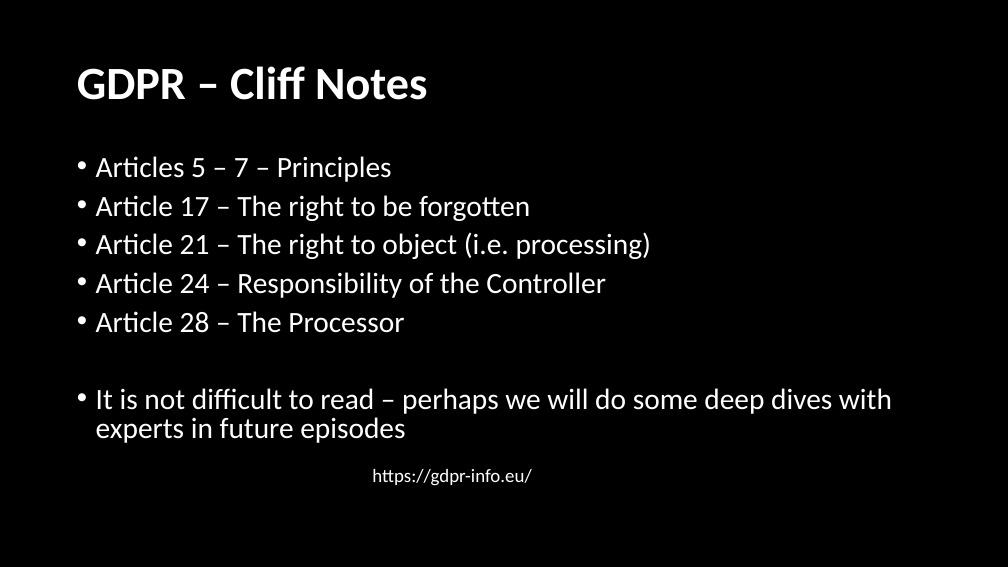
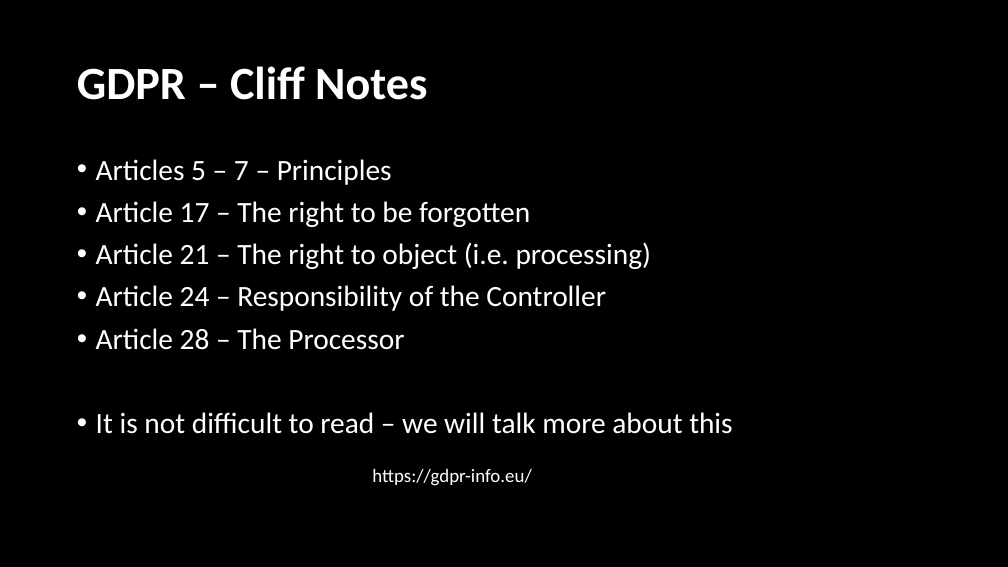
Before and after one commit to LearnerPrivacy/LearnerPrivacy.github.io, a slide deck: slide 12 of lectures/004-GDPR.pptx (slide 11 before the commit). Drawn at 1008x567 pixels with LibreOffice and Linux fonts; fonts in the diff are those of the drawing; background and template pictures are left out. Boxes give left, top, right and bottom in pixels: in the first picture for what was removed or moved away, otherwise in the second. Text is boxed around its words. In the diff, an @@ line names an element or a change of style, - is before the commit and + after.

```diff
--- a/lectures/004-GDPR.pptx
+++ b/lectures/004-GDPR.pptx
@@ text at (96, 159, 652, 350): line spacing 0.8 to 0.9 @@
@@ text at (96, 412, 732, 434): text changed @@
-• It is not difficult to read – perhaps we will do some deep dives with experts in future episodes
+• It is not difficult to read – we will talk more about this
```
Also in this commit, not shown: 13 other slides changed, 1 slide added, 2 slides removed, 6 other files.
